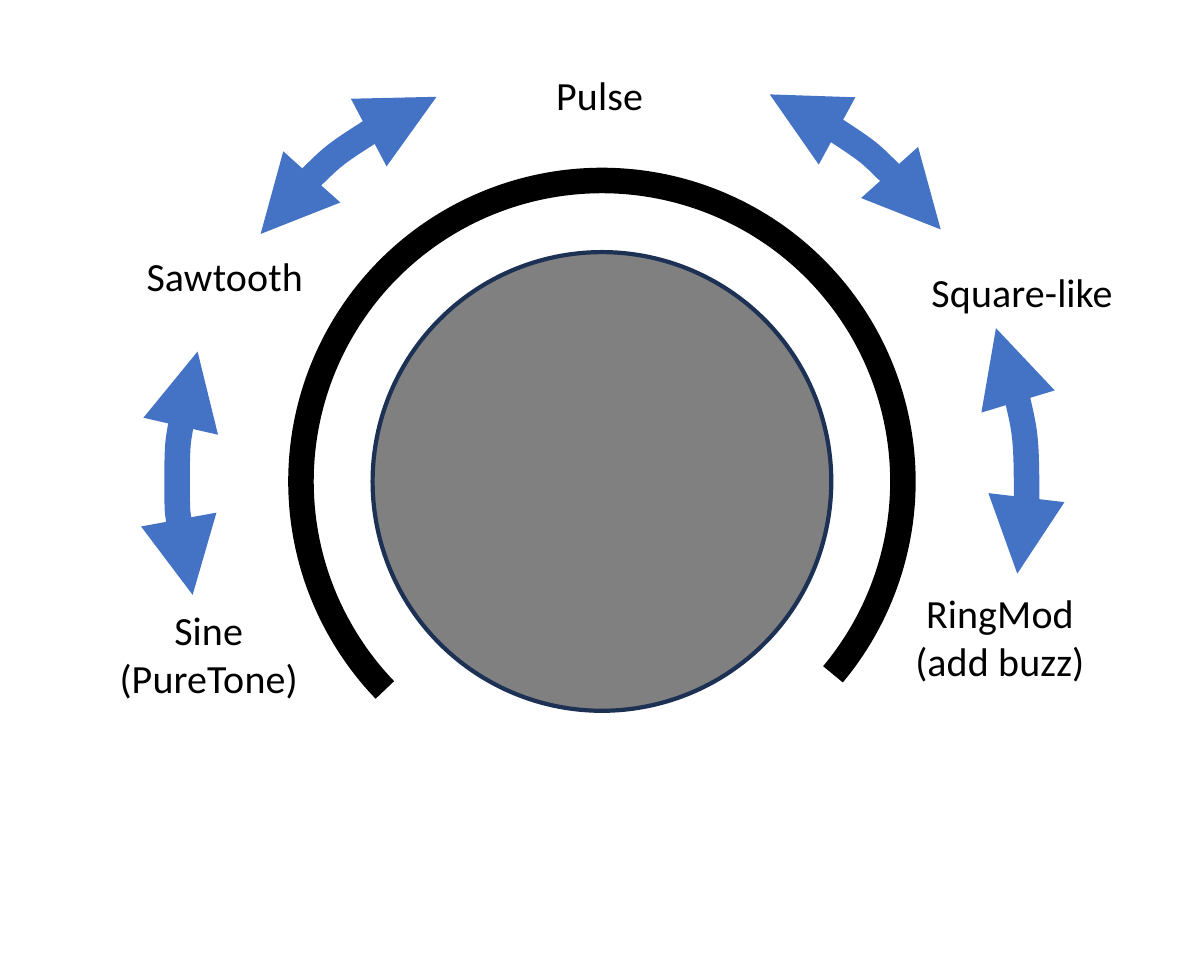
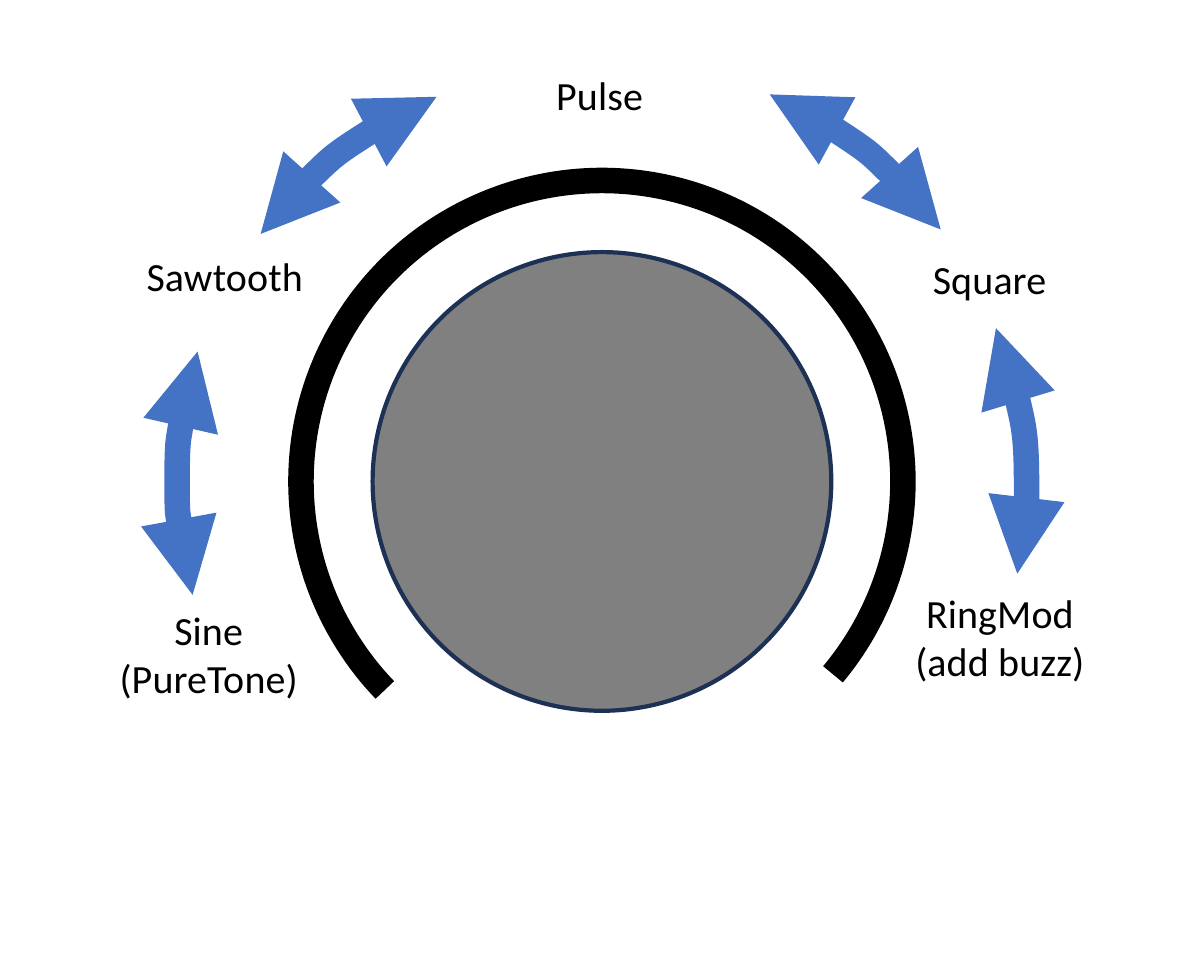
Before and after one commit to g200kg/electro-kalimba, a slide deck: slide 1 of images/waveform.pptx. Drawn at 1204x963 pixels with LibreOffice and Linux fonts; fonts in the diff are those of the drawing. Boxes give left, top, right and bottom in pixels: in the first picture for what was removed or moved away, otherwise in the second. Text is boxed around its words. In the diff, an @@ line names an element or a change of style, - is before the commit and + after.

```diff
--- a/images/waveform.pptx
+++ b/images/waveform.pptx
@@ text at (x1=933, y1=268, x2=1046, y2=301): text changed @@
-Square-like
+Square
```
Also in this commit, not shown: 2 other files.
